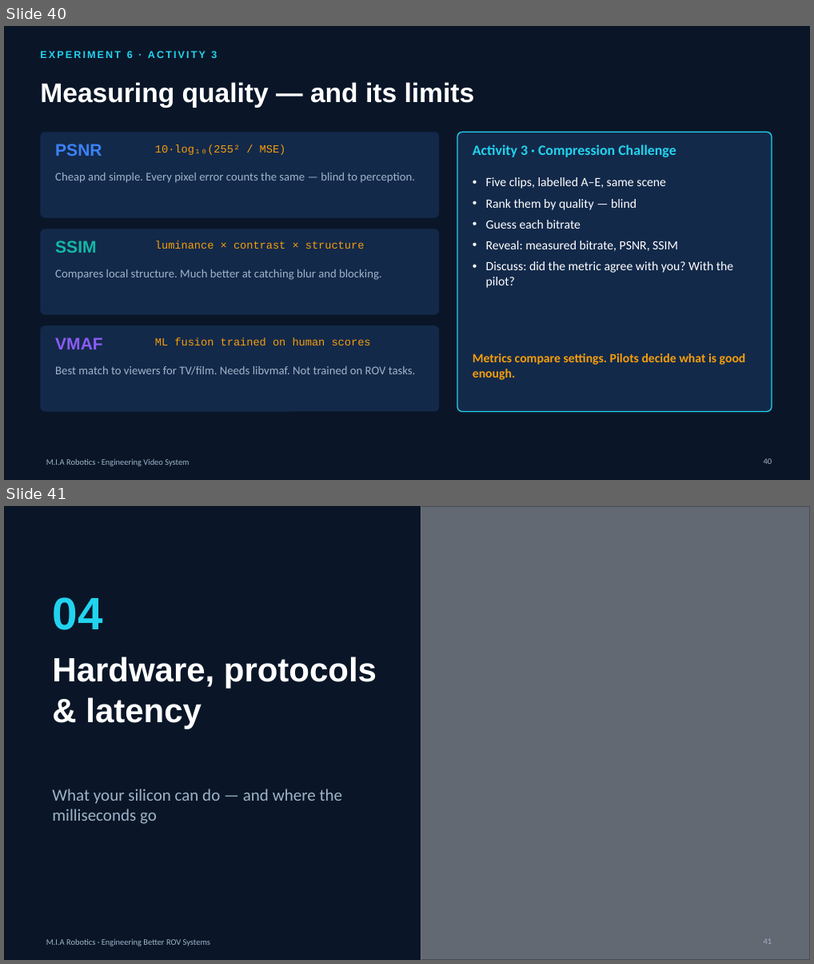
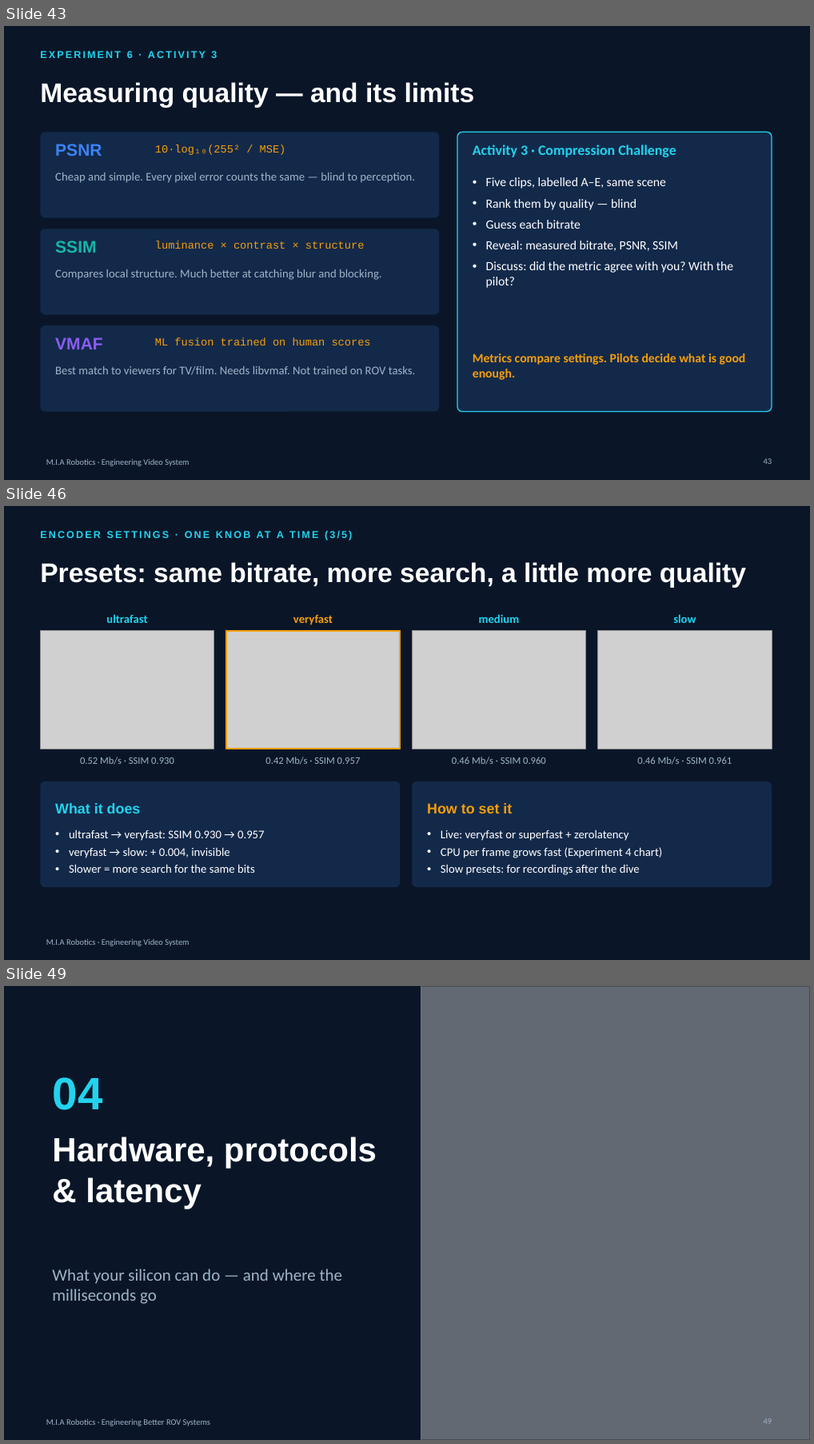
Before and after one commit to YoussefAbbas2001/video-streaming, a slide deck: presentation/MIA_Video_Streaming.pptx. Shown one above the other, each under a label of ours: slides 40 and 41 before the commit, slides 43, 46 and 49 after it; the slides between them are not shown. The pictures are 814x964 and 814x1444 pixels, drawn with LibreOffice and Linux fonts; fonts in the diff are those of the drawing; grey boxes stand for pictures; background and template pictures are left out. Boxes give left, top, right and bottom in pixels: in the first picture for what was removed or moved away, otherwise in the second. Text is boxed around its words. In the diff, an @@ line names an element or a change of style, - is before the commit and + after.

```diff
--- a/presentation/MIA_Video_Streaming.pptx
+++ b/presentation/MIA_Video_Streaming.pptx
@@ slide 46 added at bbox=[4, 506, 810, 960], background #0A1628; not listed: 1 template element that a slide beside it also shows @@
@@ text added at bbox=[257, 531, 347, 538], 12 pt, text #22D3EE, bold @@
+ENCODER SETTINGS · ONE KNOB AT A TIME (3/5)
@@ title added at bbox=[40, 562, 746, 588], 32 pt, text #FFFFFF, bold @@
+Presets: same bitrate, more search, a little more quality
@@ text added at bbox=[106, 614, 147, 623], 14 pt, text #22D3EE, bold @@
+ultrafast
@@ text added at bbox=[294, 614, 333, 625], 14 pt, text #F59E0B, bold @@
+veryfast
@@ text added at bbox=[479, 614, 520, 623], 14 pt, text #22D3EE, bold @@
+medium
@@ text added at bbox=[674, 614, 696, 623], 14 pt, text #22D3EE, bold @@
+slow
@@ picture added at bbox=[40, 631, 214, 748] @@
@@ picture added at bbox=[226, 631, 400, 748] @@
@@ rectangle added at bbox=[226, 631, 400, 748], outline #F59E0B 2 pt @@
@@ picture added at bbox=[412, 631, 586, 748] @@
@@ picture added at bbox=[598, 631, 772, 748] @@
@@ text added at bbox=[80, 756, 174, 764], 12 pt, text #9FB3C8 @@
+0.52 Mb/s · SSIM 0.930
@@ text added at bbox=[266, 756, 361, 764], 12 pt, text #9FB3C8 @@
+0.42 Mb/s · SSIM 0.957
@@ text added at bbox=[452, 756, 546, 764], 12 pt, text #9FB3C8 @@
+0.46 Mb/s · SSIM 0.960
@@ text added at bbox=[638, 756, 733, 764], 12 pt, text #9FB3C8 @@
+0.46 Mb/s · SSIM 0.961
@@ rounded rectangle added at bbox=[40, 781, 400, 887], fill #13294A @@
@@ rounded rectangle added at bbox=[412, 781, 772, 887], fill #13294A @@
@@ text added at bbox=[55, 803, 141, 813], 17 pt, text #22D3EE, bold @@
+What it does
@@ text added at bbox=[427, 803, 512, 813], 17 pt, text #F59E0B, bold @@
+How to set it
@@ text added at bbox=[69, 829, 265, 872], 14 pt, text #FFFFFF @@
+• ultrafast → veryfast: SSIM 0.930 → 0.957
+• veryfast → slow: + 0.004, invisible
+• Slower = more search for the same bits
@@ text added at bbox=[441, 829, 662, 875], 14 pt, text #FFFFFF @@
+• Live: veryfast or superfast + zerolatency
+• CPU per frame grows fast (Experiment 4 chart)
+• Slow presets: for recordings after the dive
@@ what was slide 40 is now slide 43 @@
@@ page number at bbox=[764, 458, 773, 464]: text changed @@
-40
+43
@@ what was slide 41 is now slide 49 @@
@@ page number at bbox=[764, 1418, 773, 1424]: text changed @@
-41
+49
```
Also in this commit, not shown: 7 other slides added, 16 other files.
